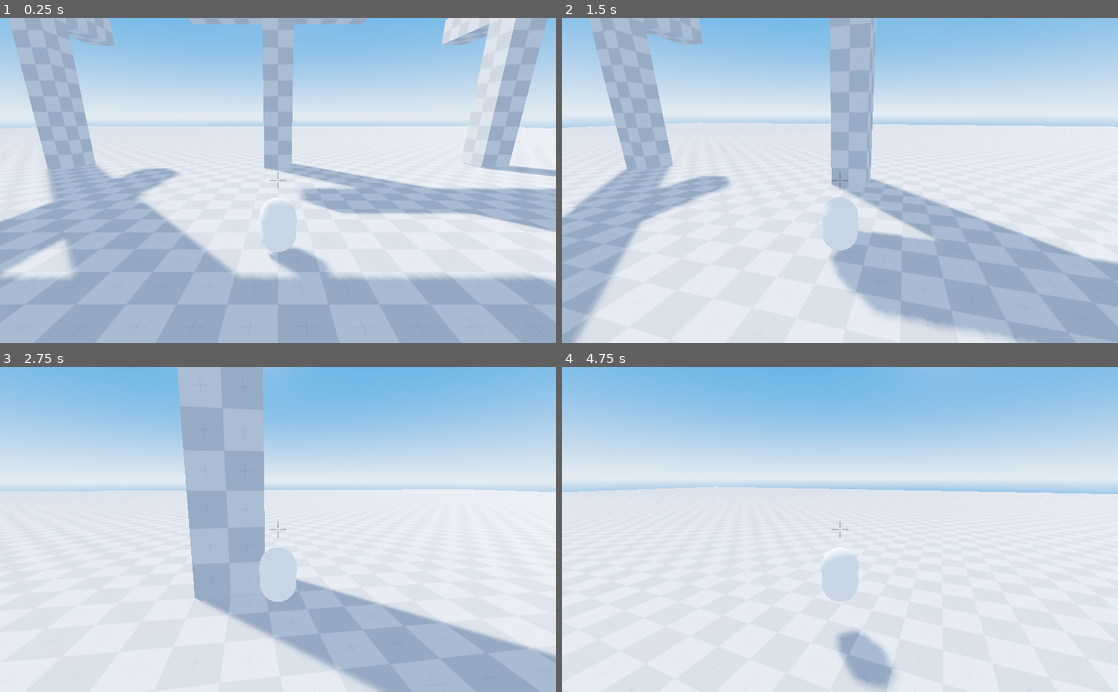
Above: before the commit, frames 1-4 (two rows, left to right).
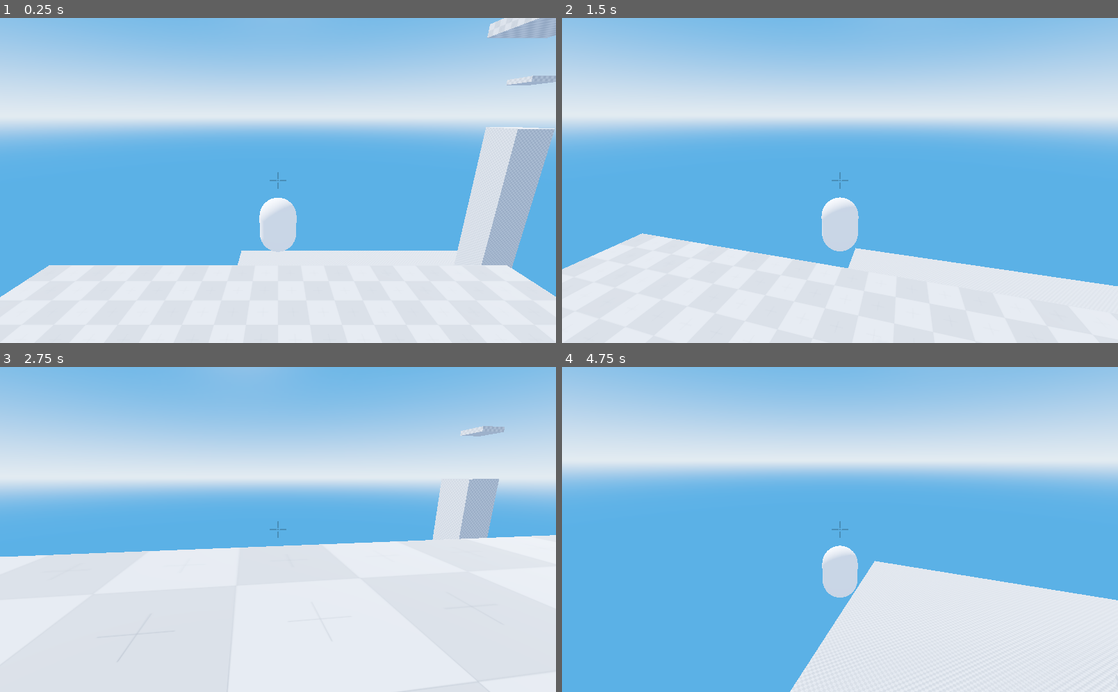
Above: after the commit, the same moments.

Repository: nickyvanurk/game-prototypes
Game: Godot game, scene res://world/world.tscn
Same seed, same stepped clock (60 frames per second), same inputs: the game is played once before the commit and once after it.
Inputs (mouse positions are in pixels of both pictures, inside the frame that each line leads up to):
- Up to frame 1 (0.25 s): no input
- Up to frame 2 (1.5 s): move the mouse to (867, 180) at 0.52 s; hold Right mouse button (grapple) 0.53-1.28 s; hold W (move_forward) from 0.53 s (still down); tap Space (jump) at 0.77 s; move the mouse to (812, 180) at 1.27 s; tap F (reel_out) at 1.35 s
- Up to frame 3 (2.75 s): keep holding W (move_forward); tap Space (jump) at 1.52 s; move the mouse to (289, 523) at 2.02 s; hold Right mouse button (grapple) from 2.03 s (still down)
- Up to frame 4 (4.75 s): keep holding W (move_forward); move the mouse to (834, 536) at 2.77 s; release Right mouse button (grapple) at 2.78 s; tap F (reel_out) at 2.85, 4.35 s; tap Space (jump) at 3.02, 3.77, 4.52 s; move the mouse to (878, 532) at 3.52 s; hold Right mouse button (grapple) 3.53-4.28 s; move the mouse to (795, 526) at 4.27 s

The runs differ from the first frame. In frame 1, 69% of the frame differs, in the area x 0-100%, y 0-100%; in frame 2, 57%; in frame 3, 36%; in frame 4, 58%.

Commit message:
Expand test map with 2 towers

Diff:
--- a/grappling-hook/world/world.tscn
+++ b/grappling-hook/world/world.tscn
@@ -16,6 +16,36 @@
 
 [node name="Level" type="CSGCombiner" parent="."]
 use_collision = true
+
+[node name="SkyBlock3" type="CSGBox" parent="Level"]
+transform = Transform( 1, 0, 0, 0, 1, 0, 0, 0, 1, 30, 120, -30 )
+use_collision = true
+width = 10.0
+depth = 10.0
+material = ExtResource( 2 )
+
+[node name="SkyBlock2" type="CSGBox" parent="Level"]
+transform = Transform( 1, 0, 0, 0, 1, 0, 0, 0, 1, -30, 120, 30 )
+use_collision = true
+width = 10.0
+depth = 10.0
+material = ExtResource( 2 )
+
+[node name="Building2" type="CSGBox" parent="Level"]
+transform = Transform( 1, 0, 0, 0, 1, 0, 0, 0, 1, -70, 50, 70 )
+use_collision = true
+width = 20.0
+height = 100.0
+depth = 20.0
+material = ExtResource( 2 )
+
+[node name="Building" type="CSGBox" parent="Level"]
+transform = Transform( 1, 0, 0, 0, 1, 0, 0, 0, 1, 70, 50, -70 )
+use_collision = true
+width = 20.0
+height = 100.0
+depth = 20.0
+material = ExtResource( 2 )
 
 [node name="Floor" type="CSGBox" parent="Level"]
 transform = Transform( 1, 0, 0, 0, 1, 0, 0, 0, 1, 0, -0.5, 0 )
@@ -116,3 +146,4 @@
 material = ExtResource( 2 )
 
 [node name="Player" parent="." instance=ExtResource( 3 )]
+transform = Transform( 1, 0, 0, 0, 1, 0, 0, 0, 1, -70, 103, 63 )
